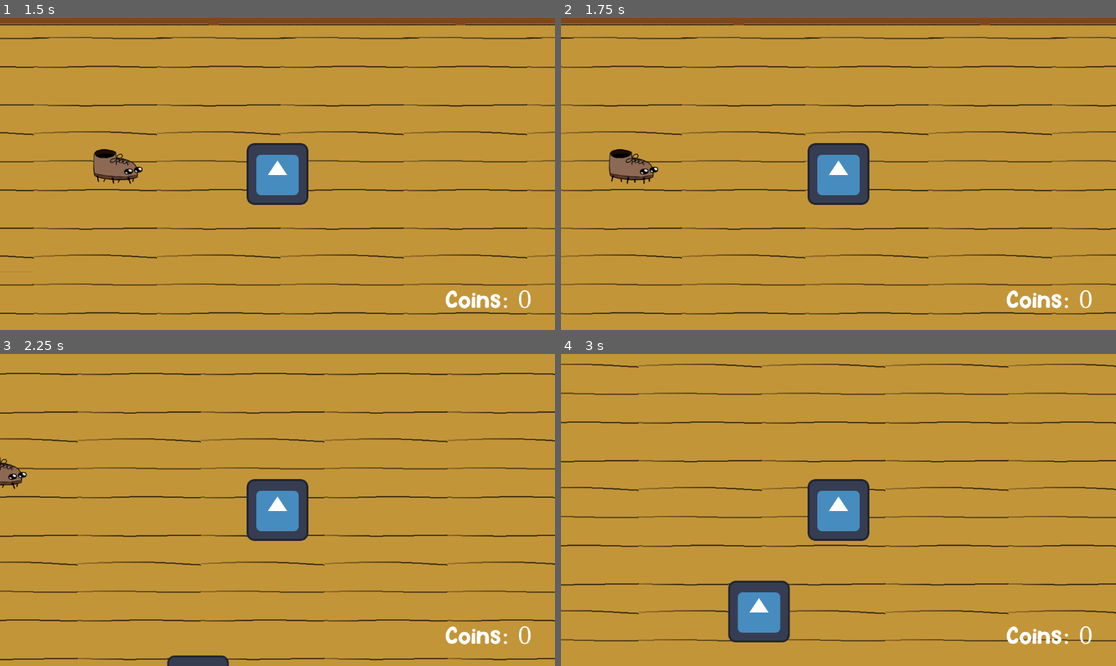
Above: before the commit, frames 1-4 (two rows, left to right).
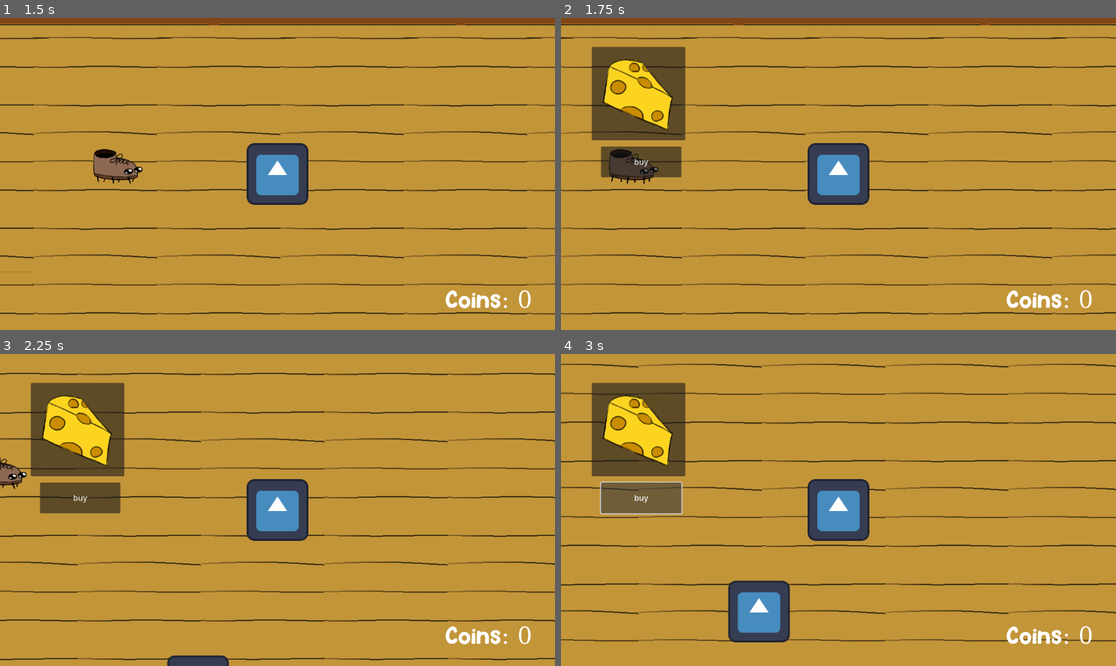
Above: after the commit, the same moments.

Repository: pokemeta/shoebugs-project
Game: Godot game, scene res://Scenes/testworld1.tscn
Same seed, same stepped clock (60 frames per second), same inputs: the game is played once before the commit and once after it. The engine's default icon, where the game draws it, is replaced by a stand-in: a white triangle on a blue panel in a dark square.
Inputs (mouse positions are in pixels of both pictures, inside the frame that each line leads up to):
- Up to frame 1 (1.5 s): click "Play" at 0.5 s; hold Right (ui_right) from 1.28 s (still down); tap E (interact) at 1.35 s
- Up to frame 2 (1.75 s): keep holding Right (ui_right); tap I (shop, bound only after the commit) at 1.52, 1.55 s
- Up to frame 3 (2.25 s): tap I (shop, bound only after the commit) at 1.82, 2.1 s; release Right (ui_right) at 2.03 s; hold Down (ui_down) from 2.03 s (still down)
- Up to frame 4 (3 s): tap I (shop, bound only after the commit) at 2.27, 2.57 s; tap E (interact) at 2.3 s; release Down (ui_down) at 2.75 s; click (638, 497) at 2.75 s, where only the run after the commit has a clickable "buy"

Frame 1 is identical in both runs. In frame 2, 6.3% of the frame differs, in the area x 5-23%, y 9-52%; in frame 3, 6.5%; in frame 4, 6.6%.

Commit message:
Economics actually works!

Diff:
--- a/Scenes/UI/sbinteraction.tscn
+++ b/Scenes/UI/sbinteraction.tscn
@@ -112,4 +112,5 @@
 
 [connection signal="button_down" from="Control/Panel/PanelContainer/VBoxContainer/Feed" to="." method="feed"]
 [connection signal="pressed" from="Control/Panel/PanelContainer/VBoxContainer/Water" to="." method="givewater"]
+[connection signal="button_down" from="Control/Panel/PanelContainer/VBoxContainer/Sell" to="." method="sell"]
 [connection signal="timeout" from="Timer" to="." method="_on_timer_timeout"]
--- a/Scenes/sbs/shoebug1.tscn
+++ b/Scenes/sbs/shoebug1.tscn
@@ -31,6 +31,7 @@
 script = ExtResource("1_tojey")
 movements = Array[Vector2]([Vector2(0, 1), Vector2(0, -1), Vector2(1, 0), Vector2(-1, 0)])
 speed = 2.0
+cost = 15
 
 [node name="AnimatedSprite2D" type="AnimatedSprite2D" parent="."]
 sprite_frames = SubResource("SpriteFrames_22jsg")
--- a/Scenes/testworld1.tscn
+++ b/Scenes/testworld1.tscn
@@ -8245,7 +8245,6 @@
 
 [node name="CharacterBody2D" parent="." instance=ExtResource("2_smn25")]
 position = Vector2(574, 309)
-money = 5
 
 [node name="Camera2D" type="Camera2D" parent="CharacterBody2D"]
 
--- a/Scripts/PlMv.gd
+++ b/Scripts/PlMv.gd
@@ -4,10 +4,11 @@
 var speed: float  = 300.0
 var canmove: bool = true
 var intwith
-
+var invopeneed: bool = false
+var ui
 # hud variables
 @onready var inventory = $"../Inventory"
-
+@export var cheese: int
 # debug variables goes here
 var can_add_coins: bool = false
 
@@ -15,7 +16,7 @@
 
 	# Get the input direction and handle the movement/deceleration.
 	# As good practice, you should replace UI actions with custom gameplay actions.
-	var direction := Input.get_vector("ui_left", "ui_right", "ui_up", "ui_down")
+	var direction := Input.get_vector("move_left", "move_right", "move_up", "move_down")
 	if direction:
 		if canmove:
 			velocity = direction * speed
@@ -35,3 +36,13 @@
 	if Input.is_action_just_pressed("interact"):
 		if intwith != null:
 			intwith.intnode.use()
+
+	if Input.is_action_just_pressed("shop"):
+		if not invopeneed:
+			ui = preload("res://Scenes/shop.tscn").instantiate()
+			get_tree().get_current_scene().add_child(ui)
+			ui.plr = self
+			invopeneed = true
+		else:
+			ui.queue_free()
+			invopeneed = false
--- a/Scripts/bugStats.gd
+++ b/Scripts/bugStats.gd
@@ -4,11 +4,13 @@
 var food: int
 var water: int
 #var ability
+var jopa
 var letters = "abcdefghijklmnopqrstuvwxyz"
-func _init(_food, _water) -> void:
+func _init(_food, _water, _jopa) -> void:
 	name = str(gname(5) + " The shoebug")
 	food = _food
 	water = _water
+	jopa = _jopa # Shoebug characterbody for selling
 func gname(length: int) -> String:
 	var result = ""
 	for i in range(length):
--- a/Scripts/sb1.gd
+++ b/Scripts/sb1.gd
@@ -2,8 +2,9 @@
 @export var movements: Array[Vector2] #directions of movement for a shoe bug. I think it must be a part of a class but later
 @onready var ChDt = get_node("ChangeDirectionTimer")
 @export var speed: float = 0
-var stats = BugStats.new(100, 100)
+var stats = BugStats.new(100, 100, self)
 var actualdir: Vector2
+@export var cost: int
 func _ready() -> void:
 	ChDt.start(1)
 func idle() -> void:
--- a/Scripts/shopcomp.gd
+++ b/Scripts/shopcomp.gd
@@ -1,6 +1,6 @@
 extends Node
 func buy(product):
-	if get_parent().plr.money > 0:
-		get_parent().plr.money -= product.cost
+	if get_parent().plr.inventory.coins > 0:
+		get_parent().plr.inventory.emit_signal("remove_coin", product.cost)
 		if product.namee == str("Cheese"):
 			get_parent().plr.cheese += 1
--- a/Scripts/ui.gd
+++ b/Scripts/ui.gd
@@ -13,8 +13,16 @@
 
 
 func feed() -> void:
-	plr.cheese -= 1
-	shoebugtoshow.food += 5
+	if plr.cheese > 0:
+		plr.cheese -= 1
+		shoebugtoshow.food += 5
 
 func givewater() -> void:
 	pass # Replace with function body.
+
+
+func sell() -> void:
+	plr.inventory.emit_signal("add_coin", shoebugtoshow.jopa.cost)
+	shoebugtoshow.jopa.get_node("interactcomp/sbfunc").ui.queue_free()
+	shoebugtoshow.jopa.queue_free()
+	plr.canmove = true
--- a/project.godot
+++ b/project.godot
@@ -31,3 +31,32 @@
 "events": [Object(InputEventKey,"resource_local_to_scene":false,"resource_name":"","device":-1,"window_id":0,"alt_press …(191 unchanged characters)…
 ]
 }
+shop={
+"deadzone": 0.2,
+"events": [Object(InputEventKey,"resource_local_to_scene":false,"resource_name":"","device":-1,"window_id":0,"alt_pressed":false,"shift_pressed":false,"ctrl_pressed":false,"meta_pressed":false,"pressed":false,"keycode":0,"physical_keycode":73,"key_label":0,"unicode":105,"location":0,"echo":false,"script":null)
+]
+}
+move_up={
+"deadzone": 0.2,
+"events": [Object(InputEventKey,"resource_local_to_scene":false,"resource_name":"","device":-1,"window_id":0,"alt_pressed":false,"shift_pressed":false,"ctrl_pressed":false,"meta_pressed":false,"pressed":false,"keycode":0,"physical_keycode":87,"key_label":0,"unicode":119,"location":0,"echo":false,"script":null)
+, Object(InputEventKey,"resource_local_to_scene":false,"resource_name":"","device":-1,"window_id":0,"alt_pressed":false,"shift_pressed":false,"ctrl_pressed":false,"meta_pressed":false,"pressed":false,"keycode":0,"physical_keycode":4194320,"key_label":0,"unicode":0,"location":0,"echo":false,"script":null)
+]
+}
+move_down={
+"deadzone": 0.2,
+"events": [Object(InputEventKey,"resource_local_to_scene":false,"resource_name":"","device":-1,"window_id":0,"alt_pressed":false,"shift_pressed":false,"ctrl_pressed":false,"meta_pressed":false,"pressed":false,"keycode":0,"physical_keycode":83,"key_label":0,"unicode":115,"location":0,"echo":false,"script":null)
+, Object(InputEventKey,"resource_local_to_scene":false,"resource_name":"","device":-1,"window_id":0,"alt_pressed":false,"shift_pressed":false,"ctrl_pressed":false,"meta_pressed":false,"pressed":false,"keycode":0,"physical_keycode":4194322,"key_label":0,"unicode":0,"location":0,"echo":false,"script":null)
+]
+}
+move_left={
+"deadzone": 0.2,
+"events": [Object(InputEventKey,"resource_local_to_scene":false,"resource_name":"","device":-1,"window_id":0,"alt_pressed":false,"shift_pressed":false,"ctrl_pressed":false,"meta_pressed":false,"pressed":false,"keycode":0,"physical_keycode":65,"key_label":0,"unicode":97,"location":0,"echo":false,"script":null)
+, Object(InputEventKey,"resource_local_to_scene":false,"resource_name":"","device":-1,"window_id":0,"alt_pressed":false,"shift_pressed":false,"ctrl_pressed":false,"meta_pressed":false,"pressed":false,"keycode":0,"physical_keycode":4194319,"key_label":0,"unicode":0,"location":0,"echo":false,"script":null)
+]
+}
+move_right={
+"deadzone": 0.2,
+"events": [Object(InputEventKey,"resource_local_to_scene":false,"resource_name":"","device":-1,"window_id":0,"alt_pressed":false,"shift_pressed":false,"ctrl_pressed":false,"meta_pressed":false,"pressed":false,"keycode":0,"physical_keycode":68,"key_label":0,"unicode":100,"location":0,"echo":false,"script":null)
+, Object(InputEventKey,"resource_local_to_scene":false,"resource_name":"","device":-1,"window_id":0,"alt_pressed":false,"shift_pressed":false,"ctrl_pressed":false,"meta_pressed":false,"pressed":false,"keycode":0,"physical_keycode":4194321,"key_label":0,"unicode":0,"location":0,"echo":false,"script":null)
+]
+}
Not shown: 1 places in Scenes/shop.tscn that only renumber resources
